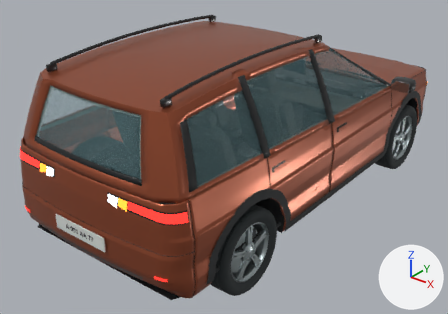
An edit to the FBX model Assets/DrivingSchool/Art/Vehicles/DS_Crossover_A.fbx, drawn before and after from the same camera.
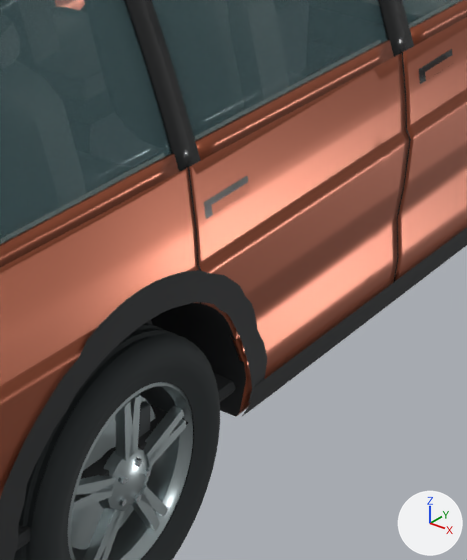
The first picture shows the older version from a camera (50 mm lens) standing at (3.13, -4.47, 3.0) and looking at (-0.15, -0.37, 0.46). The close-ups show the older and then the newer version on the part from 47% to 78% of the width and 34% to 88% of the height of that picture. Only the edits that show in the close-ups are written down. The lights are fixed; the arrows at lower right show +X, +Y and +Z. Where no turn or scale is listed for an object, it has been applied to the vertices. Vertices at exactly the same position are counted once.

Names of what the first close-up shows: 'ArchCladding_R_R', 'Door_Front_R', 'Door_Rear_R', 'Fender_Rear_R', 'Glass_Quarter_R', 'Glass_Rear_R', 'Greenhouse_Trim', 'Roof', 'SillCladding_R', 'Wheel_RR_Rim', 'Wheel_RR_Tyre', 'Wheelhouse_Rear_R' and 10 more.
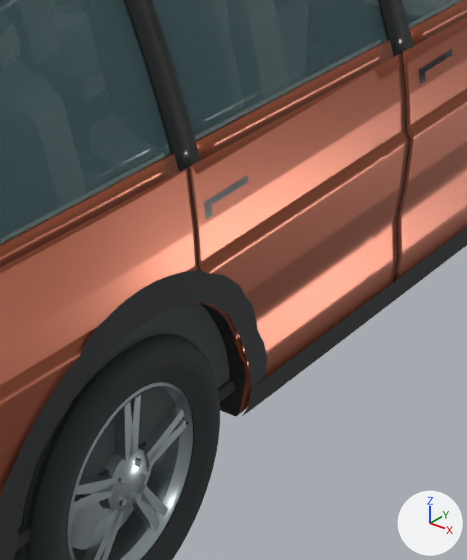
What differs and where, as boxes (x1, y1, x2, y2) in the close-ups (467 x 560 px):
'Cabin_SideLining_R', added
    after: (18, 303, 229, 528)
part 2 of me_door_rear_r_001, shading changed
    both: (197, 95, 401, 357)
'Wheelhouse_Rear_R', unchanged, covered by the edit
    before: (146, 303, 246, 417)
    after: (201, 304, 246, 417)

Patch to the scene script:
```diff
--- a/Assets/DrivingSchool/Art/Vehicles/DS_Crossover_A.fbx.py
+++ b/Assets/DrivingSchool/Art/Vehicles/DS_Crossover_A.fbx.py
@@ me_fender_rear_r_001 @@
 me_fender_rear_r_001.from_pydata(...)  # 2714 vertices, 2741 faces; spans x 0.811..0.9, y -1.956..-1.126, z 0.27..1.055
 # used by ob_fender_rear_r; location = (0.0, 0.0, 0.0)
+# me_fender_rear_r_001 part 1: its shading normals changed
 me_fender_rear_r_001.materials.append(mat_paint_terracotta)
@@ me_door_rear_r_001 @@
 me_door_rear_r_001.from_pydata(...)  # 3254 vertices, 3281 faces; spans x 0.83..0.9, y -1.126..-0.21, z 0.27..1.044
 # used by ob_door_rear_r; location = (0.0, 0.0, 0.0)
+# me_door_rear_r_001 part 2: edges marked sharp go from 10 to 73
 me_door_rear_r_001.materials.append(mat_paint_terracotta)
@@ me_cabin_sidelining_r_001 @@
+me_cabin_sidelining_r_001.from_pydata(...)  # 203 vertices, 168 faces; spans x 0.8..0.85, y -1.95..0.8, z 0.39..0.99
+me_cabin_sidelining_r_001.materials.append(mat_interior_graphite)  # dark grey #373e40
@@ ob_cabin_sidelining_r @@
+ob_cabin_sidelining_r = bpy.data.objects.new('Cabin_SideLining_R', me_cabin_sidelining_r_001)
+ob_cabin_sidelining_r.location = (0.0, 0.0, 0.0)
```
